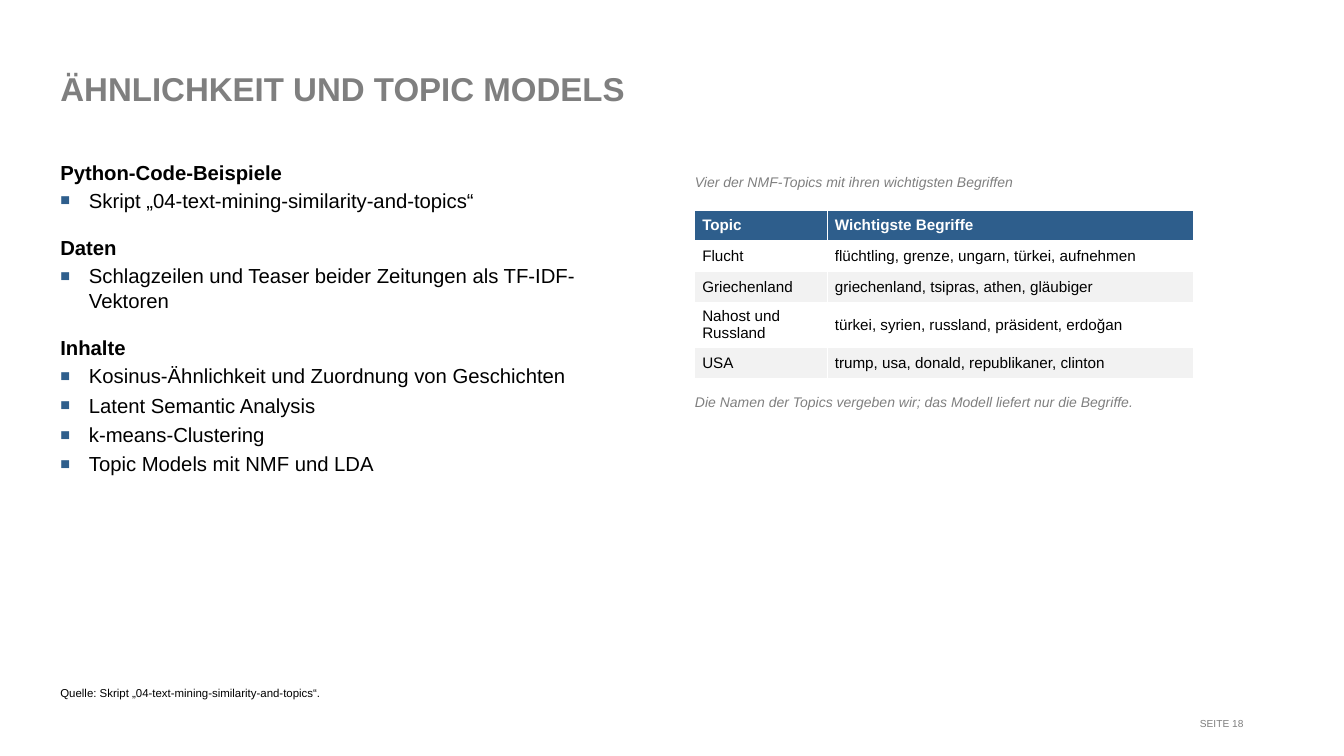
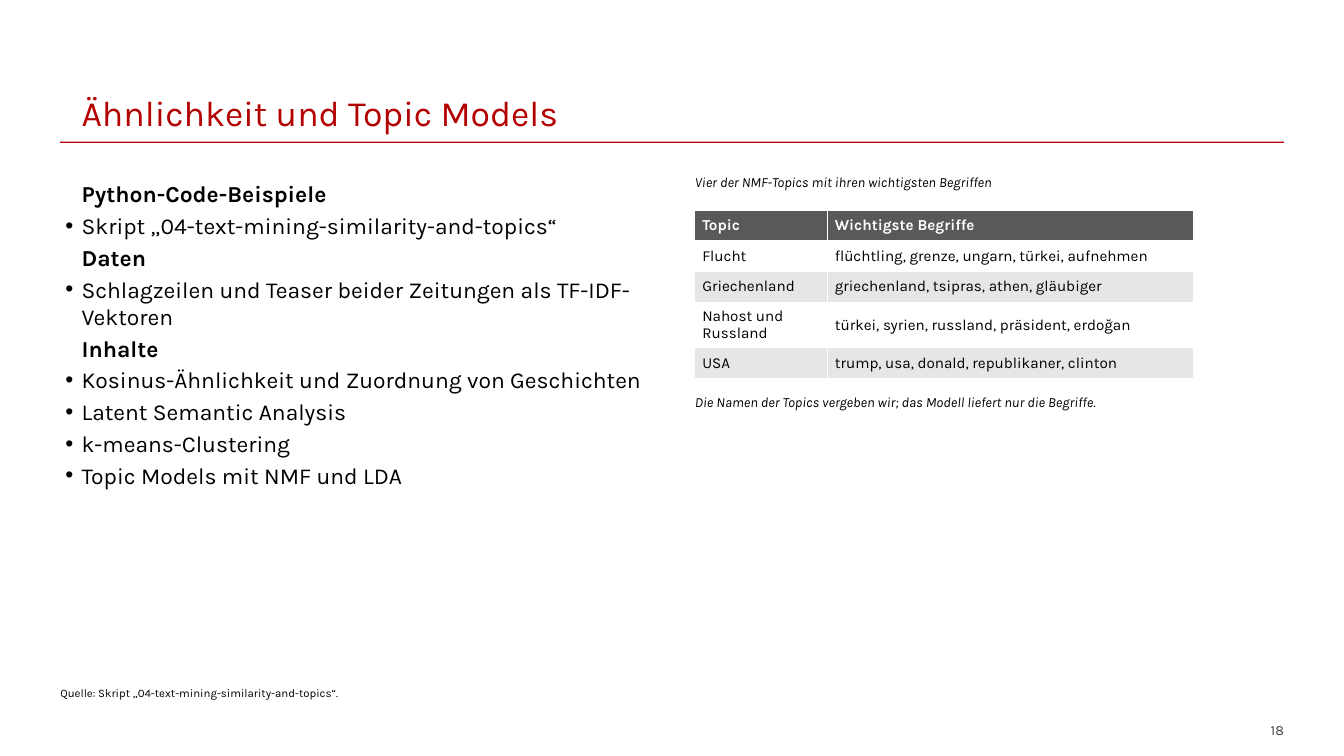
Before and after one commit to franzmohr/intro-text-mining-de, a slide deck: slide 18 of text-mining.odp. Drawn at 1344x756 pixels with LibreOffice and Linux fonts; fonts in the diff are those of the drawing. Boxes give left, top, right and bottom in pixels: in the first picture for what was removed or moved away, otherwise in the second. Text is boxed around its words. In the diff, an @@ line names an element or a change of style, - is before the commit and + after.

```diff
--- a/text-mining.odp
+++ b/text-mining.odp
@@ title "Ähnlichkeit und Topic Models" at <box>82,97,558,134</box>: vertical alignment top to bottom @@
@@ title at <box>82,97,558,134</box>: text changed; size 26 to 28 pt; font Arial to Karla; text colour #7F7F7F to #B30000; bold off @@
-ÄHNLICHKEIT UND TOPIC MODELS
+Ähnlichkeit und Topic Models
@@ line added from (60, 143) to (1284, 143), #B30000 0.99 pt @@
@@ text "Vier der NMF-Topics mit ihren ..." at <box>695,177,992,191</box>: font Arial to Karla, text colour #7F7F7F to #000000 @@
@@ text "Python-Code-Beispiele": place and size @@
-text "Python-Code-Beispiele" at <box>60,165,575,476</box>
+text "Python-Code-Beispiele" at <box>82,186,641,490</box>
@@ text "Python-Code-Beispiele" at <box>82,186,641,490</box>: size 16 to 18 pt, font Arial to Karla; indent changed; bullet ■ to •; bullet colour #2E5E8C to #000000; less space between paragraphs @@
@@ table at <box>695,210,1193,376</box> @@
@@ fill #2E5E8C to #595959 in row 1 @@
@@ fill #F2F2F2 to #E7E6E6 in 4 cells @@
@@ font Arial to Karla @@
@@ text "Die Namen der Topics vergeben ..." at <box>695,397,1095,411</box>: font Arial to Karla, text colour #7F7F7F to #000000 @@
@@ text "Quelle: Skript „04-text-mining-similarity-and-topics“." at <box>60,689,338,700</box>: font Arial to Karla @@
@@ page number at <box>1271,726,1284,735</box>: vertical alignment top to bottom @@
@@ page number at <box>1271,726,1284,735</box>: text changed; size 8 to 11 pt; font Arial to Karla; text colour #7F7F7F to #404040 @@
-SEITE 18
+18
```
Also in this commit, not shown: 25 other slides changed, 2 slides added, 2 slides removed.
